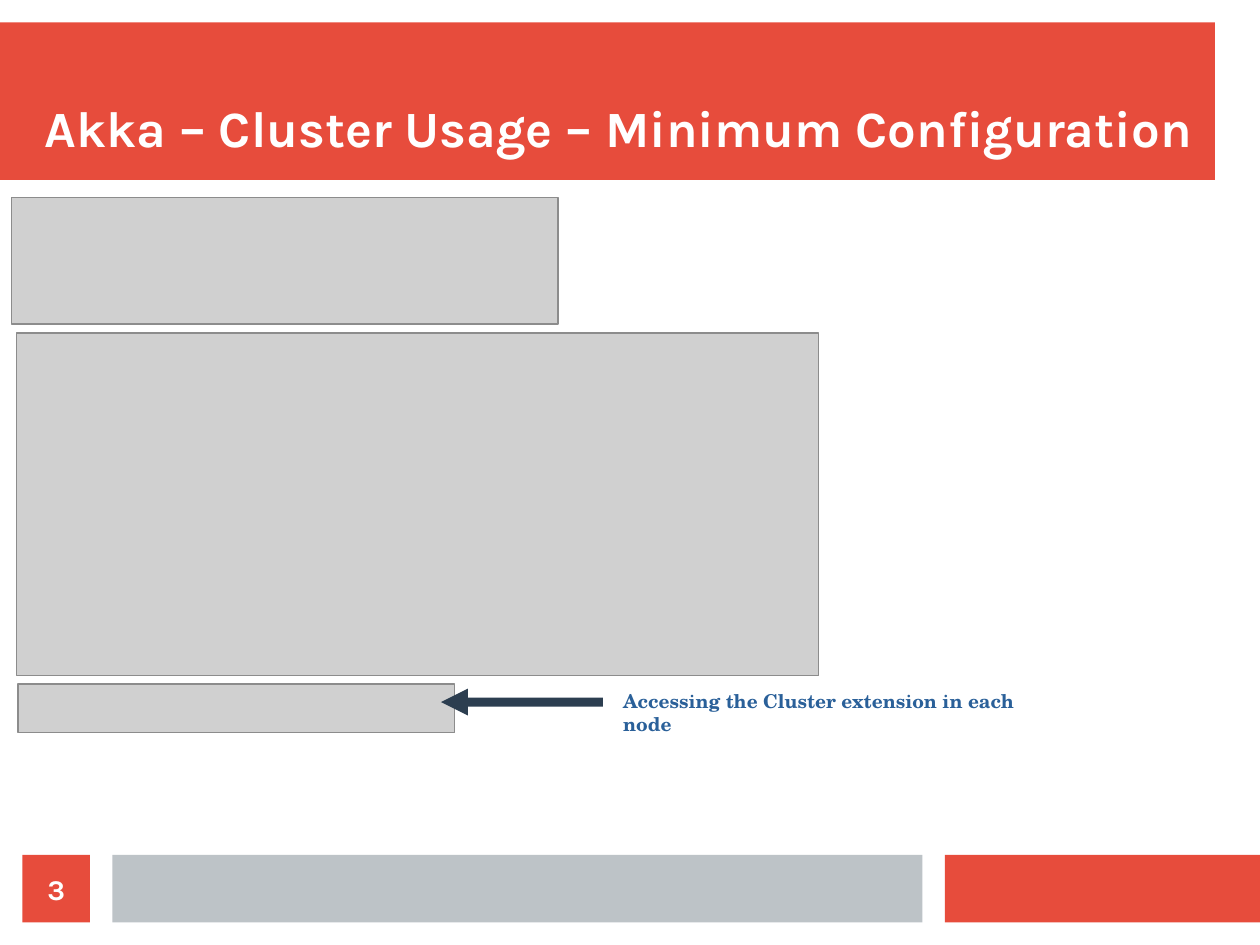
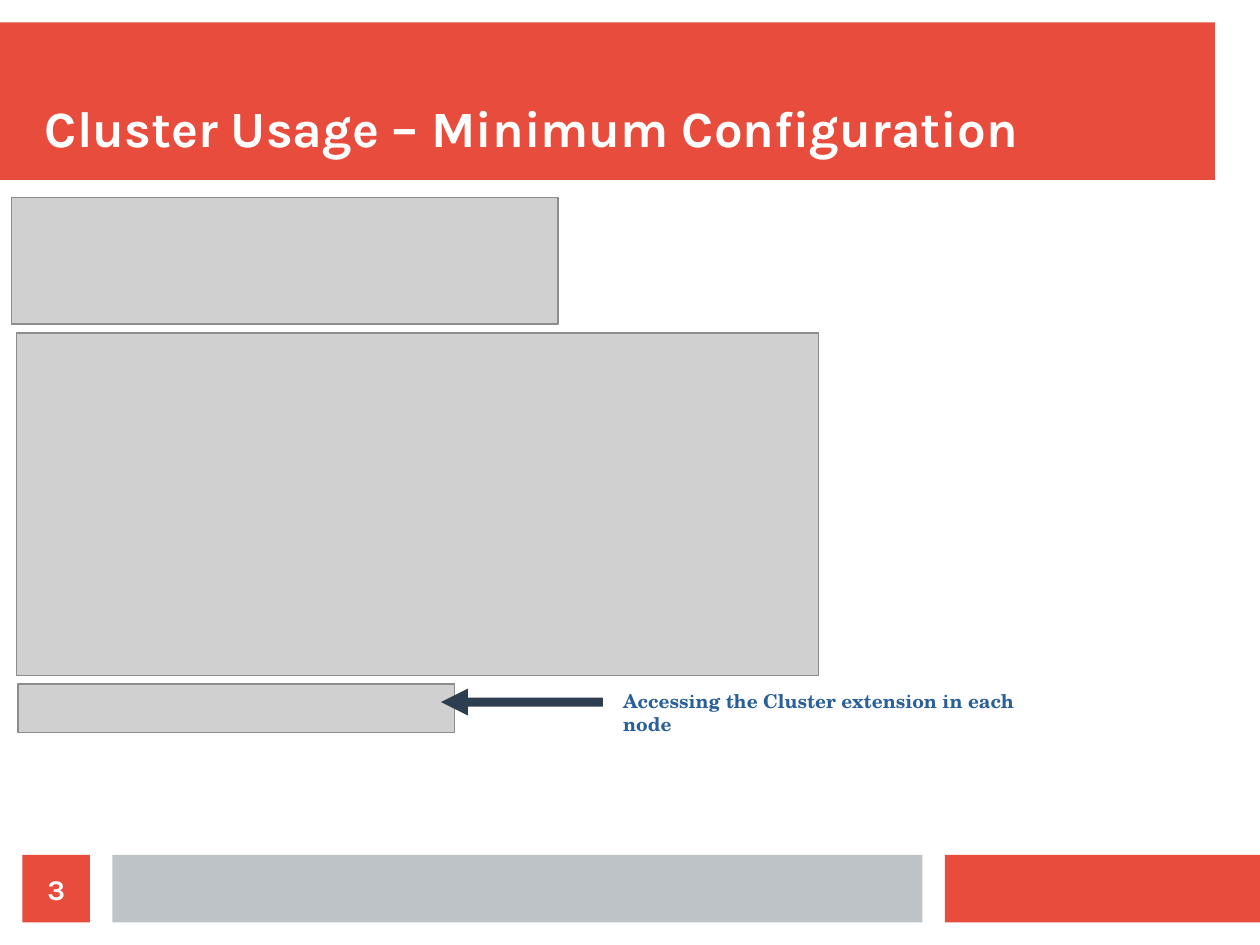
Before and after one commit to bytemania/akka-java-cluster, a slide deck: slide 3 of src/main/resources/res/presentation.odp. Drawn at 1260x945 pixels with LibreOffice and Linux fonts; fonts in the diff are those of the drawing; grey boxes stand for pictures. Boxes give left, top, right and bottom in pixels: in the first picture for what was removed or moved away, otherwise in the second. Text is boxed around its words. In the diff, an @@ line names an element or a change of style, - is before the commit and + after.

```diff
--- a/src/main/resources/res/presentation.odp
+++ b/src/main/resources/res/presentation.odp
@@ title at bbox=[45, 111, 1018, 159]: text changed @@
-Akka – Cluster Usage – Minimum Configuration
+Cluster Usage – Minimum Configuration
```
Also in this commit, not shown: 6 other slides changed, 21 slides added, 6 slides removed.
